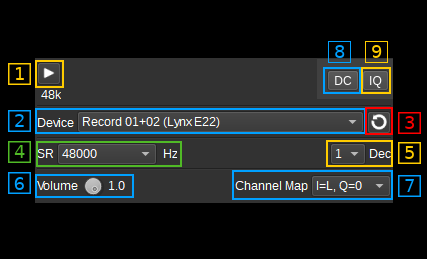
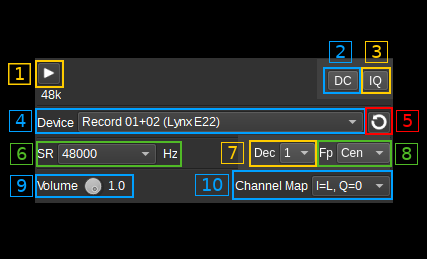
Layered file, before and after one edit (427 x 259). Changes by layer:
added layer "10" above "Overlay10" over [195, 174, 229, 196]
painted on "9" over [10, 41, 388, 197]
painted on "8" over [328, 41, 418, 165]
added layer "Overlay08" above "7" over [317, 140, 392, 167]
painted on "7" over [221, 142, 421, 197]
added layer "Overlay07" above "6" over [249, 140, 317, 167]
painted on "6" over [8, 143, 33, 194]
removed layer "5_overlay" over [326, 140, 393, 167]
painted on "5" over [396, 110, 421, 164]
painted on "4" over [8, 110, 32, 163]
painted on "3" over [372, 45, 421, 134]
painted on "2" over [8, 41, 352, 132]
added layer "Pasted Layer #1" above "Pasted Layer" over [238, 135, 390, 170]
